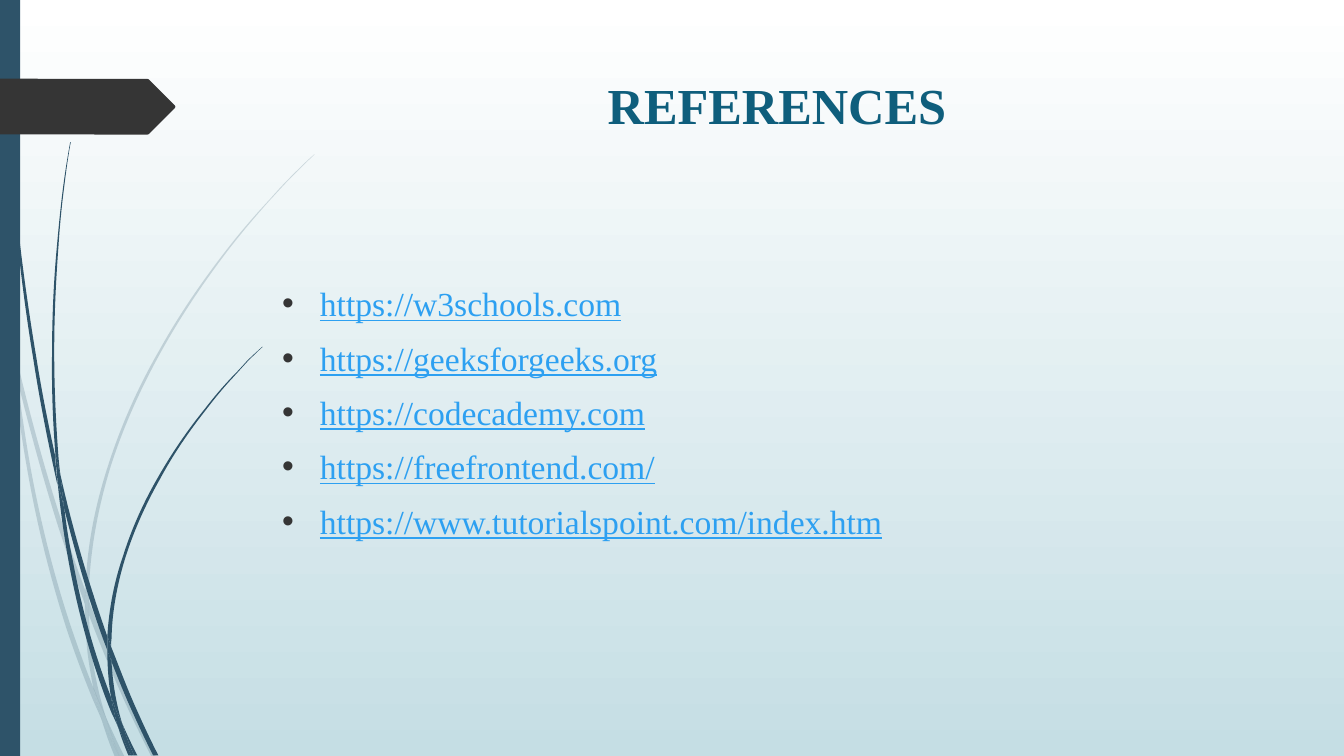
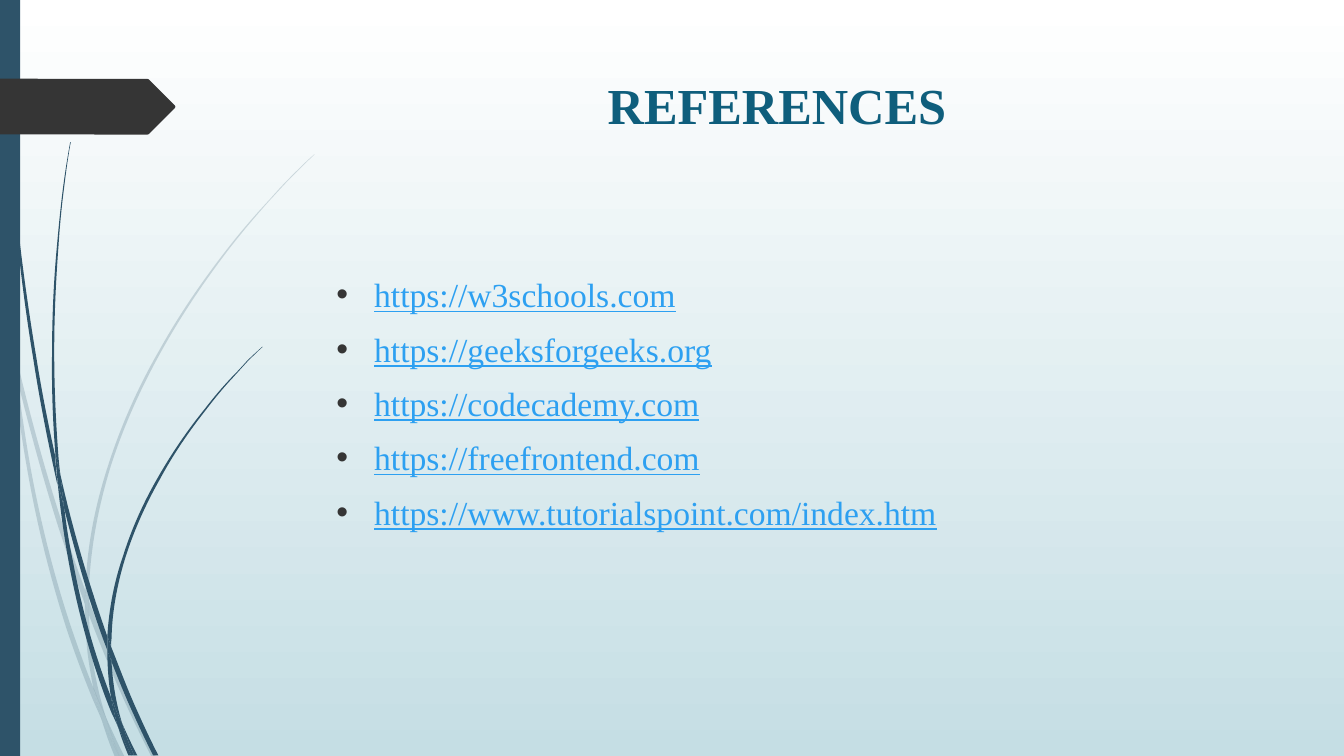
Before and after one commit to Harshith5S/VDP_Solutions, a slide deck: slide 17 of presentation.pptx. Drawn at 1344x756 pixels with LibreOffice and Linux fonts; fonts in the diff are those of the drawing. Boxes give left, top, right and bottom in pixels: in the first picture for what was removed or moved away, otherwise in the second. Text is boxed around its words. In the diff, an @@ line names an element or a change of style, - is before the commit and + after.

```diff
--- a/presentation.pptx
+++ b/presentation.pptx
@@ text "https://w3schools.com": place and size @@
-text "https://w3schools.com" at (320,292,882,540)
+text "https://w3schools.com" at (374,283,936,531)
@@ text at (374,446,699,477): text changed @@
-• https://freefrontend.com/
+• https://freefrontend.com
```
Also in this commit, not shown: 3 other slides changed.
